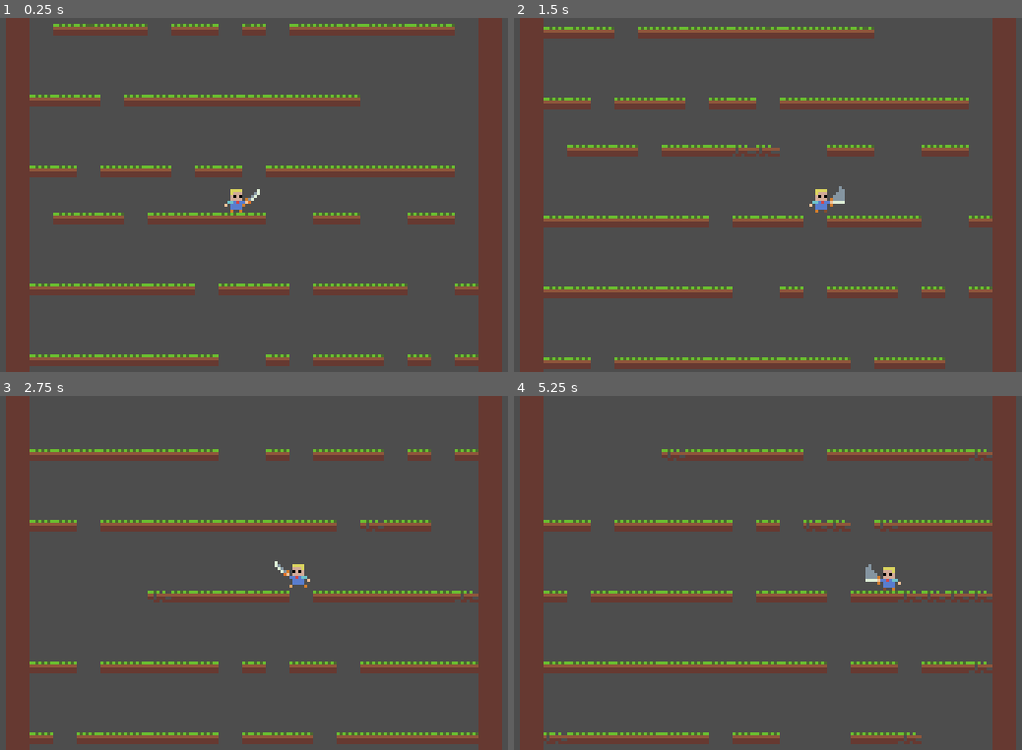
Above: before the commit, frames 1-4 (two rows, left to right).
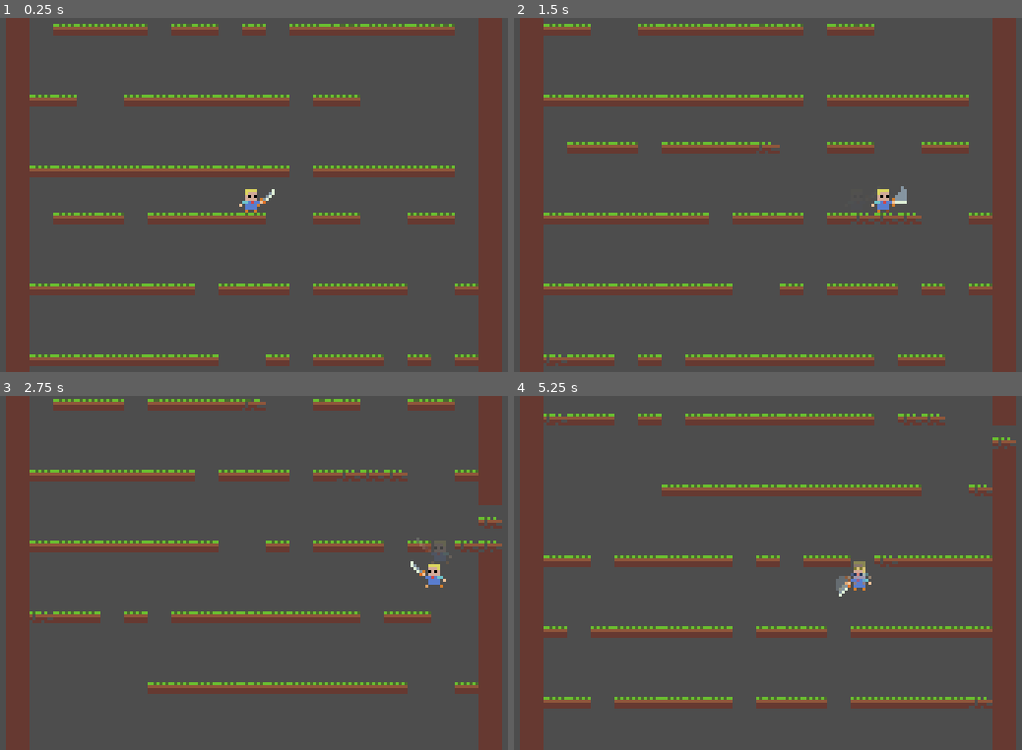
Above: after the commit, the same moments.

Repository: Ranzor/LD57
Game: Godot game, scene res://Scenes/game.tscn
The game is run twice, just before and just after one commit, with the same random seed, the same clock (stepped at 60 frames per second) and the same inputs.
Inputs:
- Up to frame 1 (0.25 s): no input
- Up to frame 2 (1.5 s): tap Enter at 0.5 s; hold Space (attack) 0.53-1.28 s; hold D (move_right) from 0.53 s (still down); tap W (jump) at 0.77 s; tap Space (attack) at 1.35 s
- Up to frame 3 (2.75 s): tap W (jump) at 1.52 s; release D (move_right) at 2.03 s; hold A (move_left) from 2.03 s (still down); hold Space (attack) from 2.03 s (still down)
- Up to frame 4 (5.25 s): release A (move_left) at 2.78 s; release Space (attack) at 2.78 s; hold D (move_right) 2.78-4.28 s; tap Space (attack) at 2.85, 4.35 s; tap W (jump) at 3.02, 3.77, 4.52 s; hold Space (attack) 3.53-4.28 s; hold A (move_left) 4.28-5.03 s; hold D (move_right) from 5.03 s (still down); hold Space (attack) from 5.03 s (still down)

The runs differ from the first frame. In frame 1, 1.4% of the frame differs, in the area x 15-89%, y 1-55%; in frame 2, 14%; in frame 3, 22%; in frame 4, 23%, in the area x 5-99%, y 5-99%.

Commit message:
procedural enemies, ghosttrail

Diff:
--- a/Scenes/game.tscn
+++ b/Scenes/game.tscn
@@ -1,6 +1,7 @@
-[gd_scene load_steps=4 format=3 uid="uid://cdmp6arle0k4q"]
+[gd_scene load_steps=5 format=3 uid="uid://cdmp6arle0k4q"]
 
 [ext_resource type="Script" uid="uid://jumheiw7631" path="res://Scripts/level_generator.gd" id="1_wowpa"]
+[ext_resource type="PackedScene" uid="uid://jmgqh4c2hvbf" path="res://Scenes/bat.tscn" id="2_3dryh"]
 [ext_resource type="PackedScene" uid="uid://drc7f16f18fq4" path="res://Scenes/player.tscn" id="2_qxrlw"]
 [ext_resource type="Script" uid="uid://chq2qy7xjww5o" path="res://Scripts/camera_2d.gd" id="4_3dryh"]
 
@@ -8,6 +9,7 @@
 
 [node name="LevelGenerator" type="Node2D" parent="."]
 script = ExtResource("1_wowpa")
+bat_scene = ExtResource("2_3dryh")
 
 [node name="Player" parent="." node_paths=PackedStringArray("LevelGenerator") instance=ExtResource("2_qxrlw")]
 collision_mask = 2
--- /dev/null
+++ b/Scenes/ghost_trail.tscn
@@ -0,0 +1,12 @@
+[gd_scene load_steps=2 format=3 uid="uid://cfmhwj6xdl6gw"]
+
+[ext_resource type="Script" uid="uid://dbifivjhk0502" path="res://Scripts/ghost_trail.gd" id="1_gbhgw"]
+
+[node name="GhostTrail" type="Sprite2D"]
+hframes = 17
+script = ExtResource("1_gbhgw")
+
+[node name="Timer" type="Timer" parent="."]
+wait_time = 0.2
+
+[connection signal="timeout" from="Timer" to="." method="_on_timer_timeout"]
--- a/Scenes/player.tscn
+++ b/Scenes/player.tscn
@@ -194,6 +194,7 @@
 [node name="Player" type="CharacterBody2D"]
 collision_mask = 17
 script = ExtResource("2_cvnsp")
+trail_texture = ExtResource("1_v0iea")
 
 [node name="Sprite2D" type="Sprite2D" parent="."]
 texture = ExtResource("1_v0iea")
--- a/Scripts/bat.gd
+++ b/Scripts/bat.gd
@@ -22,8 +22,13 @@
 		velocity = Vector2.ZERO
 		_turn_around()
 
-	if can_turn and (is_on_wall() or _is_at_edge()):
+	if global_position.x <= -9 * 8:
 		_turn_around()
+	if global_position.x >= 9 * 8:
+		_turn_around()
+
+	#if can_turn and (is_on_wall() or _is_at_edge()):
+	#	_turn_around()
 func _is_at_edge() -> bool:
 	return !$RayCastLeft.is_colliding() or !$RayCastRight.is_colliding()
 
--- a/Scripts/camera_2d.gd
+++ b/Scripts/camera_2d.gd
@@ -1,13 +1,13 @@
 extends Camera2D
 
-@export var decay_rate = 3.0
-@export var max_offset = Vector2(16,8)
+@export var decay_rate = 1.5
+@export var max_offset = Vector2(32,16)
 @export var roll = true
-@export var max_roll = 0.1
+@export var max_roll = 0.5
 @export var player = CharacterBody2D
 
 var trauma = 0.0
-var trauma_power = 2
+var trauma_power = 2.5
 
 func _ready() -> void:
 	randomize()
--- /dev/null
+++ b/Scripts/ghost_trail.gd
@@ -0,0 +1,8 @@
+extends Sprite2D
+
+var fade_speed = 4.0
+
+func _process(delta: float) -> void:
+	modulate.a -= fade_speed * delta
+	if modulate.a <= 0:
+		queue_free()
--- a/Scripts/level_generator.gd
+++ b/Scripts/level_generator.gd
@@ -18,9 +18,15 @@
 const TILE_SIZE = 8
 const MAX_FALL_SPEED = 1500
 
+const ENEMY_SPAWN_CHANCE = 0.10
+const MIN_SPAWN_DEPTH = 200
+const SPAWN_PADDING = 32
+
+
 const MIN_X = WALL_LEFT + 1
 const MAX_X = WALL_RIGHT - PLATFORM_WIDTH - 1
 
+var MAX_ENEMIES_PER_CHUNK = 3
 var current_depth = 0
 var platform_x = 0
 var tilemap_layer : TileMapLayer
@@ -32,8 +38,10 @@
 var current_wall_height = 0
 var cleanup_depth = 0
 var generation_queue = 0
+var current_chunk_enemies = 0
 
 @onready var player = $"../Player"
+@export var bat_scene : PackedScene
 
 var generated_chunks = []
 var current_chunk_y = 0
@@ -63,6 +71,7 @@
 	current_depth = start_depth + (5 * CHUNK_HEIGHT)
 
 func generate_new_chunk():
+	current_chunk_enemies = 0
 	if generated_chunks.size() >= MAX_CHUNKS * 2:
 		return
 
@@ -105,7 +114,12 @@
 			if randf() < 0.3:
 				tilemap_layer.set_cell(Vector2i(world_x, world_y), 0, Vector2i(1,0))
 
-func create_full_platform(world_Y):
+
+		if length >= MIN_PLATFORM_LENGTH:
+			var spawn_x = start_x + randi_range(1, length-2)
+			try_spawn_enemy(spawn_x, world_y -1)
+
+func create_full_platform(world_y):
 	var start = WALL_LEFT + 1
 	var end = WALL_RIGHT - 1
 	var has_gap = false
@@ -118,7 +132,11 @@
 			has_gap = false
 
 		if randf() < 0.85: # special tiles
-			tilemap_layer.set_cell(Vector2i(x, world_Y), 0, Vector2i(0,0))
+			tilemap_layer.set_cell(Vector2i(x, world_y), 0, Vector2i(0,0))
+
+		if (end - start) >= MIN_PLATFORM_LENGTH:
+			var spawn_x = start + (end - start) / 2
+			try_spawn_enemy(spawn_x, world_y -1)
 
 
 func cleanup_old_chunks():
@@ -155,6 +173,26 @@
 		for x in range(WALL_LEFT + 1, WALL_RIGHT):
 			tilemap_layer.erase_cell(Vector2i(x,world_y))
 
+func try_spawn_enemy(world_x : int, world_y: int):
+	if current_chunk_enemies >= MAX_ENEMIES_PER_CHUNK:
+		return
+
+	if world_y * TILE_SIZE < MIN_SPAWN_DEPTH:
+		return
+	if randf() > ENEMY_SPAWN_CHANCE:
+		return
+
+	var spawn_pos = tilemap_layer.map_to_local(Vector2i(world_x, world_y))
+
+	if spawn_pos.distance_to(player.global_position) < SPAWN_PADDING:
+		return
+
+	var bat = bat_scene.instantiate()
+	bat.global_position = spawn_pos
+	add_child(bat)
+
+	current_chunk_enemies += 1
+
 
 func _process(delta):
 	print("Active chunks: ", generated_chunks.size())
--- a/Scripts/player.gd
+++ b/Scripts/player.gd
@@ -7,10 +7,19 @@
 @export var jump_force = -160.0
 @export var gravity = 400.0
 
-@export var knockback_force = 400
+@export var knockback_force = 500
 @export var knockback_decay = 0
 
 @export var LevelGenerator = Node2D
+
+
+@export var trail_interval = 0.1
+@export var trail_color = Color(1,1,1,0.5)
+@export var trail_texture : Texture2D
+
+
+var trail_timer = 0.0
+var trail_scene = preload("res://Scenes/ghost_trail.tscn")
 
 var knockback = Vector2.ZERO
 
@@ -39,6 +48,10 @@
 	$weapon_pivot/SwordHitBox/ColShape2D.disabled = true
 
 func _physics_process(delta: float) -> void:
+	trail_timer += delta
+	if trail_timer >= trail_interval:
+		spawn_trail()
+		trail_timer = 0.0
 
 	current_depth = max(current_depth, abs(position.y))
 
@@ -63,7 +76,7 @@
 		is_attacking = true
 		is_invincible = true
 		animation.play("attack")
-		animation.speed_scale = 1
+		animation.speed_scale = 1.7
 		#fix hit box position
 
 
@@ -142,7 +155,7 @@
 func _on_sword_hit_box_body_entered(body: Node2D) -> void:
 
 	if body.is_in_group("enemy"):
-		body.take_damage(1, global_position)
+		body.take_damage(2, global_position)
 
 	# Get the sword's hitbox global rect (position + size)
 	var hitbox_rect = $weapon_pivot/SwordHitBox/ColShape2D.shape.get_rect()
@@ -173,15 +186,25 @@
 
 		var dir_to_player = (global_position - enemy_global_pos).normalized()
 		knockback = dir_to_player * knockback_force
-		$Camera2D.apply_shake(0.8)
-
-		health -= 10
+		$"../Camera2D".apply_shake(1.0)
+
+		health -= 5
 		$Sprite2D.modulate = Color(2,2,2)
 		var tween = create_tween().set_trans(Tween.TRANS_SINE)
 		tween.tween_property($Sprite2D, "modulate", Color.WHITE, 0.15)
 
-		if health <= 10:
+		if health <= 0:
 			die()
 
+func spawn_trail():
+	var trail = trail_scene.instantiate()
+	trail.texture = $Sprite2D.texture
+	trail.frame = $Sprite2D.frame
+	trail.global_position = global_position
+	trail.modulate = trail_color
+	trail.flip_h = $Sprite2D.flip_h
+	get_parent().add_child(trail)
+
+
 func die():
-	queue_free()
+	$".".visible = false
--- /dev/null
+++ b/ghost_trail.gdshader
@@ -0,0 +1,10 @@
+shader_type canvas_item;
+
+uniform float fade_amount : hint_range(0,1) = 0.9;
+uniform vec4 trail_color : source_color = vec4(0.5,0.8,1.0,0.7);
+
+void fragment()
+{
+	vec4 tex = texture(TEXTURE, UV);
+	COLOR = mix(tex * trail_color, tex, fade_amount);
+}
Not shown, added: Scripts/ghost_trail.gd.uid
Not shown, added: ghost_trail.gdshader.uid
